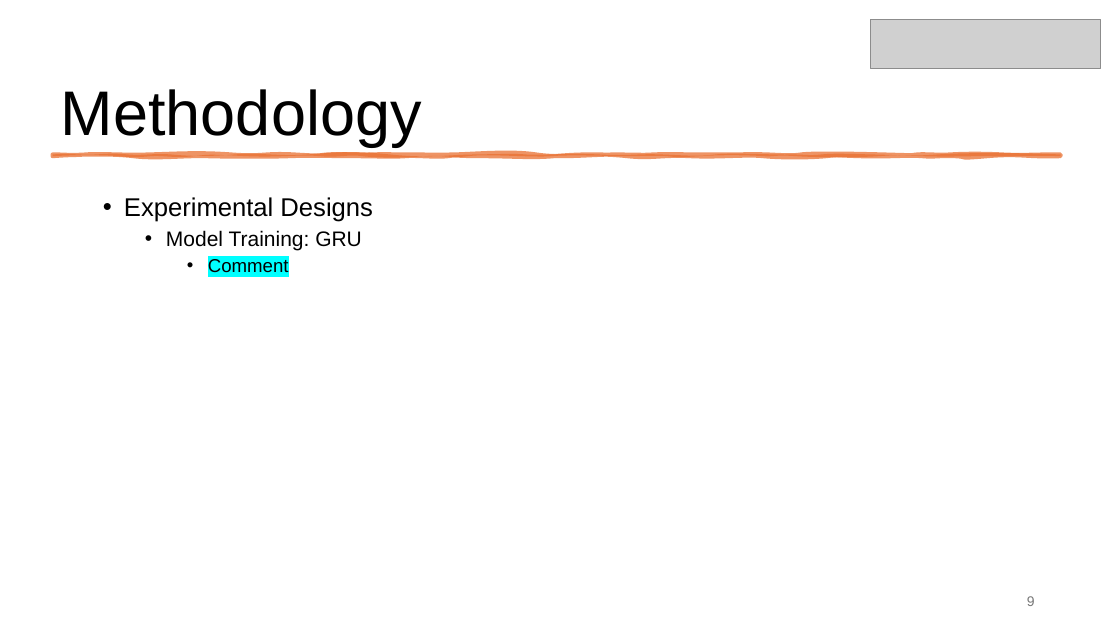
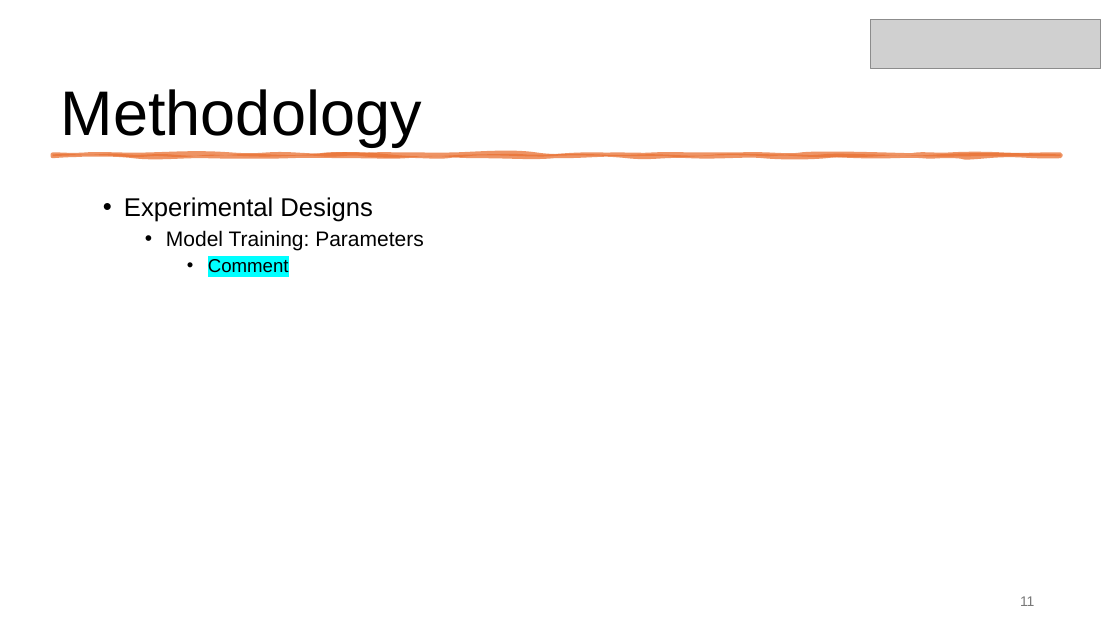
Before and after one commit to ttran15/fall_detection, a slide deck: slide 11 of Project_Slides_draft.pptx (slide 9 before the commit). Drawn at 1120x630 pixels with LibreOffice and Linux fonts; fonts in the diff are those of the drawing; grey boxes stand for pictures. Boxes give left, top, right and bottom in pixels: in the first picture for what was removed or moved away, otherwise in the second. Text is boxed around its words. In the diff, an @@ line names an element or a change of style, - is before the commit and + after.

```diff
--- a/Project_Slides_draft.pptx
+++ b/Project_Slides_draft.pptx
@@ text at [166,230,424,250]: text changed @@
-    • Model Training: GRU
+    • Model Training: Parameters
@@ page number at [1020,596,1034,606]: text changed @@
-9
+11
```
Also in this commit, not shown: 4 other slides changed, 2 other files.
